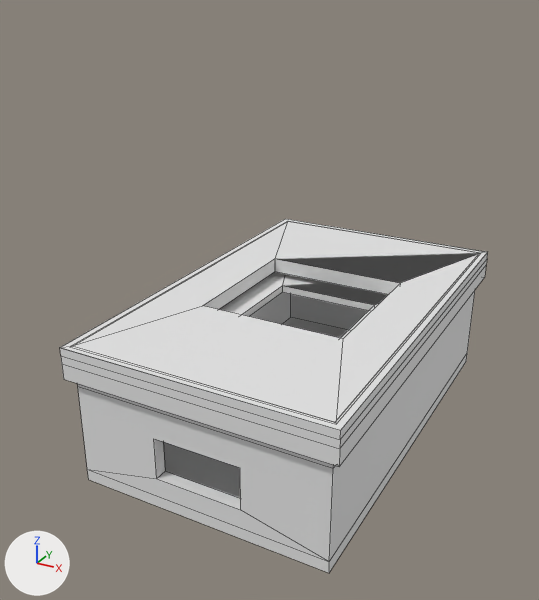
The Blender file Case Assets/macroPad_Case_v2_FileBox.blend, before and after one commit.
Before and after are seen from a camera (50 mm lens) standing at (39.1, -80.7, 55.6) and looking at (-2.8, -4.5, 17.6). Every picture has the same lights, and +X, +Y and +Z are marked at lower left. Mesh edges are drawn as thin lines.

In view in the first picture: 'Base', 'Lid', 'Switch Plate'.
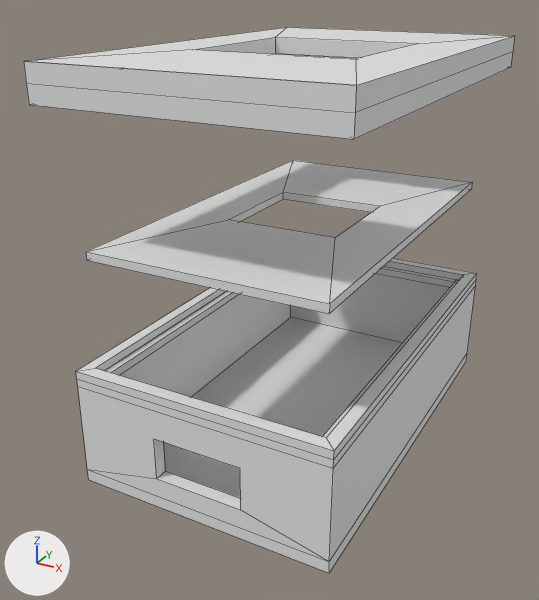
Edits to the bpy script that builds the scene:
```text
Add me_cube_002_1:
    me_cube_002_1.from_pydata(...)  # 32 vertices, 28 faces; spans x -17.1..16.9, y -26.8..27.2, z -3.0..1.0
    me_cube_002_1.polygons.foreach_set('use_smooth', [True] * 28)
Add me_cube_001_1:
    me_cube_001_1.from_pydata([(-14.0, -24.4, 0.2), (-14.0, 23.9, 0.2), (14.5, 23.9, 0.2), (14.5, -24.4, 0.2), (7.4, 6.5, 0.2), (7.4, -7.5, 0.2), (-6.6, -7.5, 0.2), (-6.6, 6.5, 0.2), (-14.0, -24.4, -0.8), (14.5, -24.4, -0.8), (7.4, -7.5, -0.8), (-6.6, -7.5, -0.8), (-14.0, 23.9, -0.8), (14.5, 23.9, -0.8), (7.4, 6.5, -0.8), (-6.6, 6.5, -0.8)], [], [(15, 14, 4, 7), (10, 11, 6, 5), (14, 10, 5, 4), (0, 3, 5, 6), (12, 8, 0, 1), (11, 15, 7, 6), (0, 8, 9, 3), (5, 3, 2, 4), (12, 13, 14, 15), (1, 0, 6, 7), (11, 10, 9, 8), (12, 1, 2, 13), (13, 2, 3, 9), (13, 9, 10, 14), (15, 11, 8, 12), (4, 2, 1, 7)])
Remove ob_switch_plate:
    ob_switch_plate = bpy.data.objects.new('Switch Plate', me_cube_001)
    ob_switch_plate.location = (-0.2, 0.1, 14.4)
Remove ob_lid:
    ob_lid = bpy.data.objects.new('Lid', me_cube_002)
    ob_lid.location = (0.1, -0.2, 16.4)
Add ob_1_lid:
    ob_1_lid = bpy.data.objects.new('1_Lid', me_cube_002_1)
    ob_1_lid.location = (0.1, -0.2, 46.9)
Add ob_2_switch_plate:
    ob_2_switch_plate = bpy.data.objects.new('2_Switch Plate', me_cube_001_1)
    ob_2_switch_plate.location = (-0.2, 0.1, 28.1)
```

Location of each change, [x1, y1, x2, y2] in pixels of the pictures (539 x 600 px):
'Lid', deleted: before [60, 219, 488, 466]
'1_Lid', added: after [24, 27, 515, 139]
'2_Switch Plate', added: after [86, 160, 472, 314]
'Switch Plate', deleted: before [219, 272, 387, 338]
